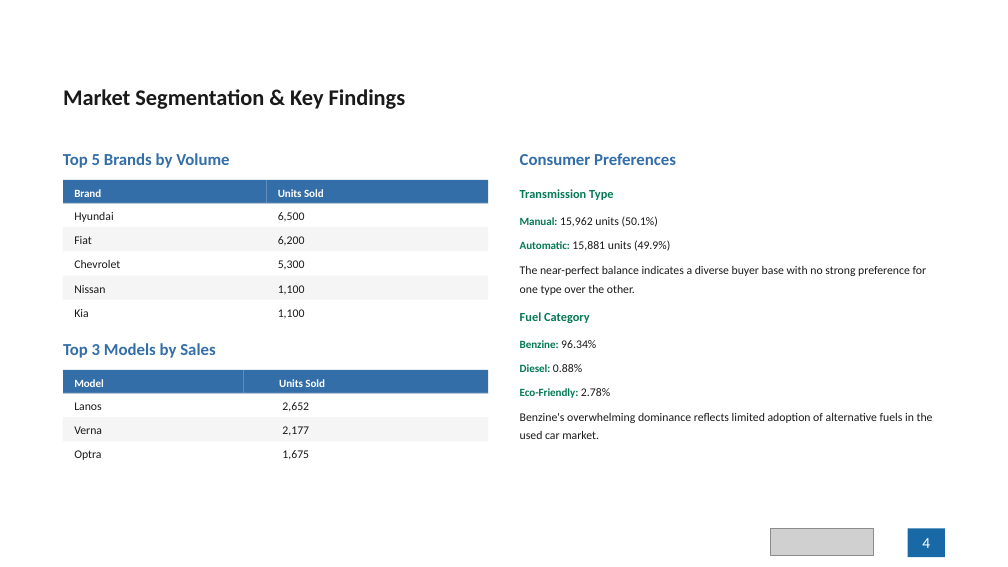
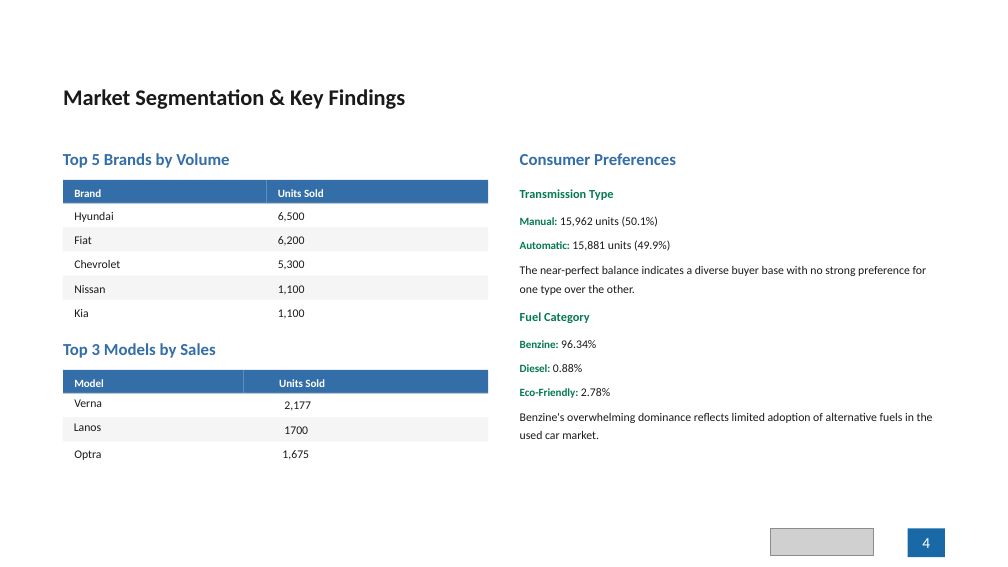
Before and after one commit to michaelsamoel31/Car-Market-Analysis, a slide deck: slide 4 of Analysis_of_the_Used_Car_Market_in_Egypt.pptx. Drawn at 1008x567 pixels with LibreOffice and Linux fonts; fonts in the diff are those of the drawing; grey boxes stand for pictures; background and template pictures are left out. Boxes give left, top, right and bottom in pixels: in the first picture for what was removed or moved away, otherwise in the second. Text is boxed around its words. In the diff, an @@ line names an element or a change of style, - is before the commit and + after.

```diff
--- a/Analysis_of_the_Used_Car_Market_in_Egypt.pptx
+++ b/Analysis_of_the_Used_Car_Market_in_Egypt.pptx
@@ text "Lanos": place and size @@
-text "Lanos" at (74,402,101,410)
+text "Lanos" at (74,423,101,431)
@@ text "Verna": place and size @@
-text "Verna" at (74,426,102,434)
+text "Verna" at (74,399,102,407)
@@ text "2,177": place and size @@
-text "2,177" at (282,426,309,436)
+text "2,177" at (284,401,311,411)
@@ text at (284,426,308,434): text changed @@
-2,652
+1700
```
